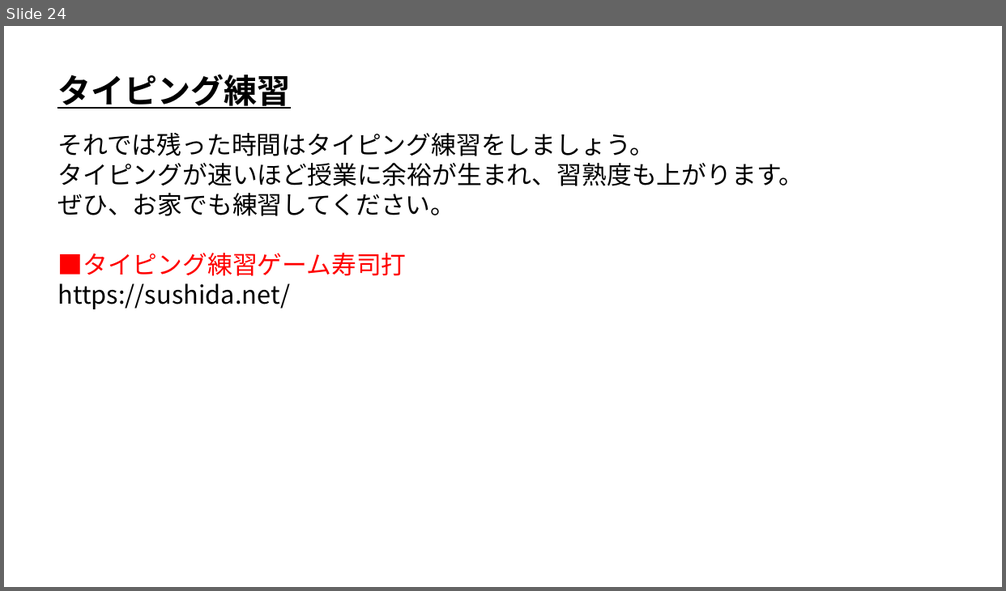
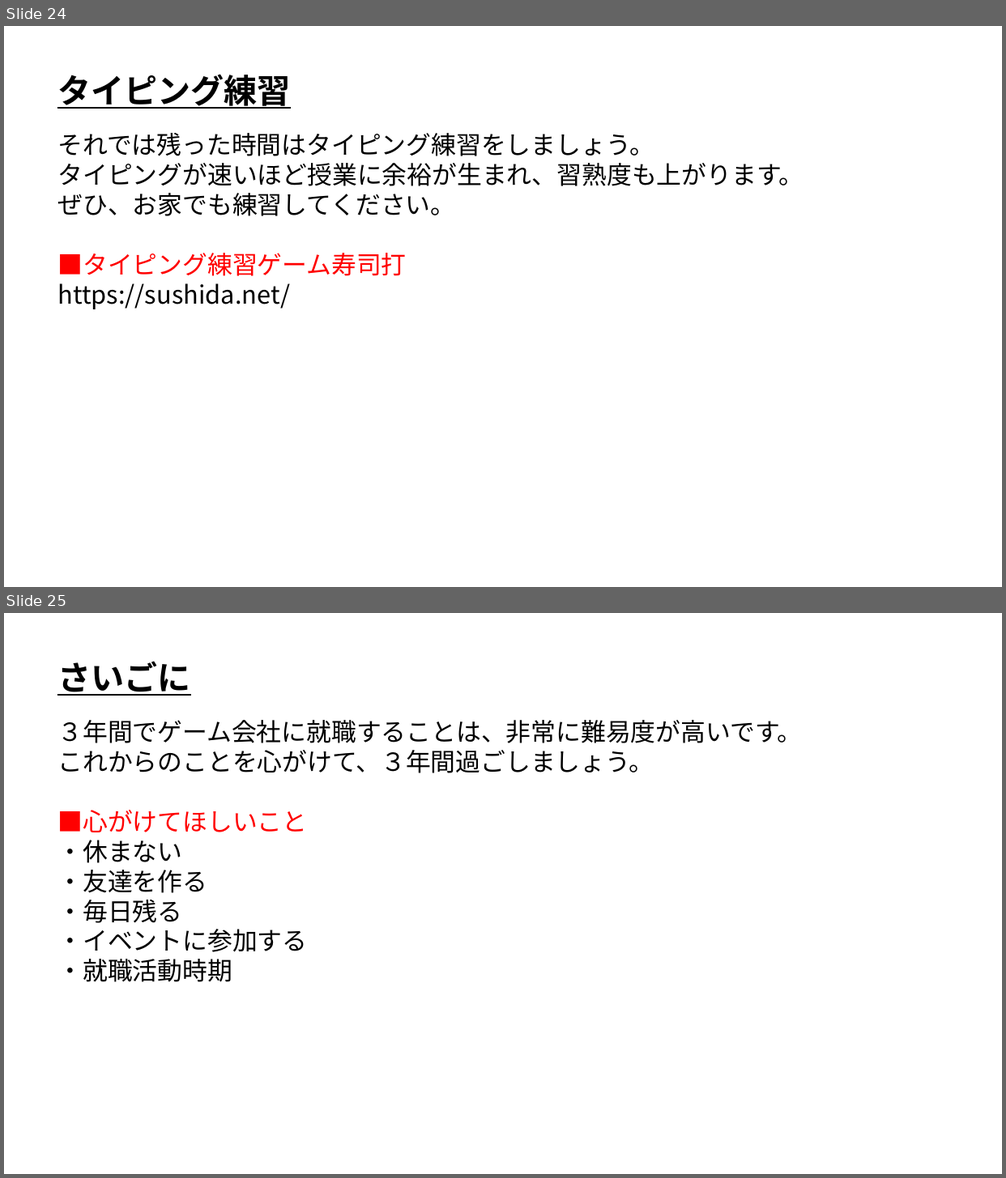
Before and after one commit to ArakiYusuke-Ohara/Textbook, a slide deck: その他/新入生ガイダンス/00_はじめに.pptx. Shown one above the other, each under a label of ours: slide 24 before the commit, slides 24 and 25 after it. The pictures are 1006x591 and 1006x1178 pixels, drawn with LibreOffice and Linux fonts; fonts in the diff are those of the drawing. Boxes give left, top, right and bottom in pixels: in the first picture for what was removed or moved away, otherwise in the second. Text is boxed around its words. In the diff, an @@ line names an element or a change of style, - is before the commit and + after.

```diff
--- a/その他/新入生ガイダンス/00_はじめに.pptx
+++ b/その他/新入生ガイダンス/00_はじめに.pptx
@@ slide 25 added at box(4, 613, 1002, 1174), background #FFFFFF @@
@@ text added at box(57, 661, 190, 696), 32 pt, text #000000, bold, underline @@
+さいごに
@@ text added at box(57, 720, 802, 982), 24 pt, text #000000 @@
+３年間でゲーム会社に就職することは、非常に難易度が高いです。
+これからのことを心がけて、３年間過ごしましょう。
+■心がけてほしいこと
+・休まない
+・友達を作る
+・毎日残る
+・イベントに参加する
+・就職活動時期
```
Also in this commit, not shown: 2 slides changed, 5 other slides added.
